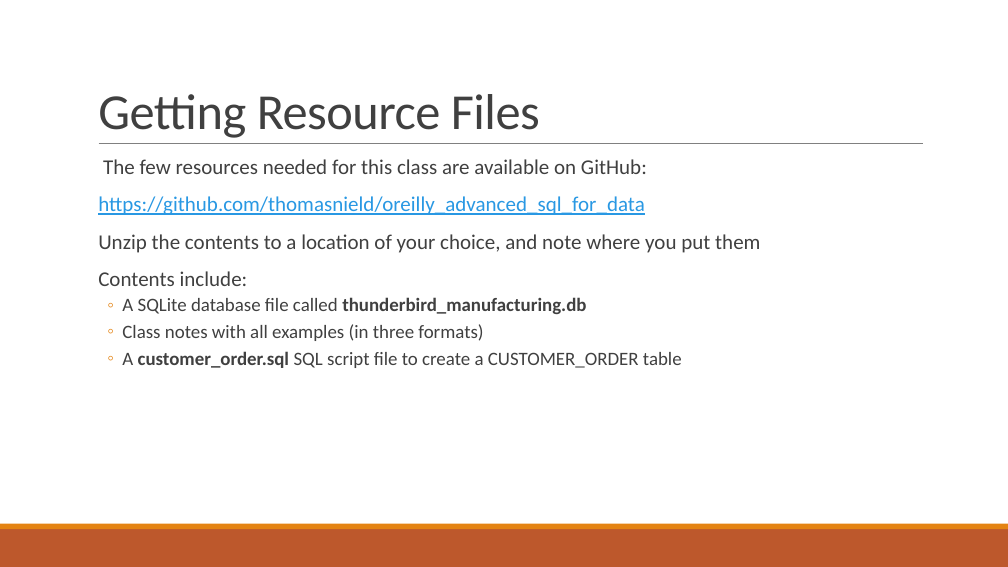
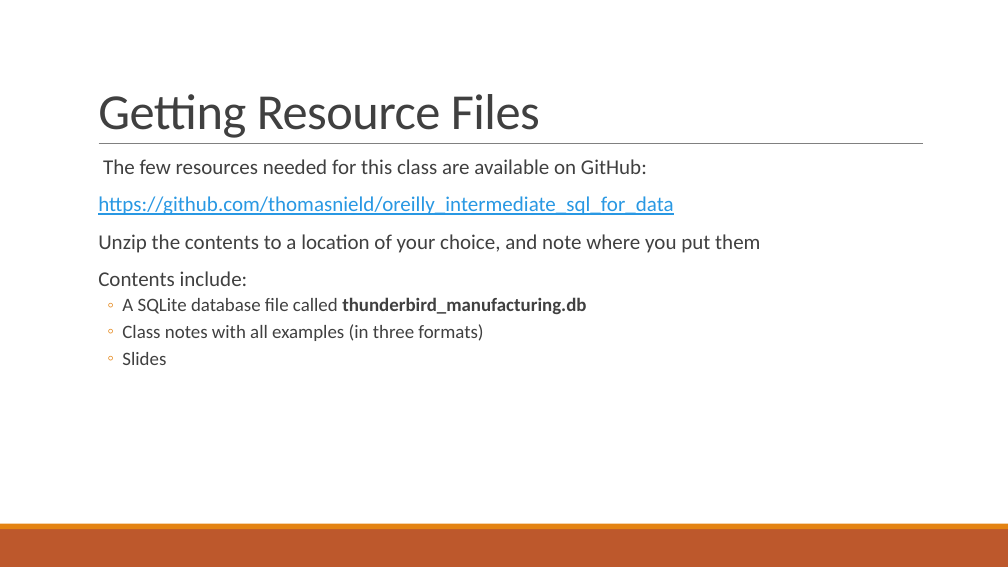
Before and after one commit to thomasnield/oreilly_intermediate_sql_for_data, a slide deck: slide 4 of oreilly_intermediate_sql_for_data_analysis.pptx (slide 5 before the commit). Drawn at 1008x567 pixels with LibreOffice and Linux fonts; fonts in the diff are those of the drawing. Boxes give left, top, right and bottom in pixels: in the first picture for what was removed or moved away, otherwise in the second. Text is boxed around its words. In the diff, an @@ line names an element or a change of style, - is before the commit and + after.

```diff
--- a/oreilly_intermediate_sql_for_data_analysis.pptx
+++ b/oreilly_intermediate_sql_for_data_analysis.pptx
@@ text at [98, 196, 673, 215]: text changed @@
-  https://github.com/thomasnield/oreilly_advanced_sql_for_data
+  https://github.com/thomasnield/oreilly_intermediate_sql_for_data
@@ text at [122, 352, 166, 365]: text changed @@
-  ◦ A customer_order.sql SQL script file to create a CUSTOMER_ORDER table
+  ◦ Slides
```
Also in this commit, not shown: 2 other slides changed, 7 slides removed, 4 other files.
